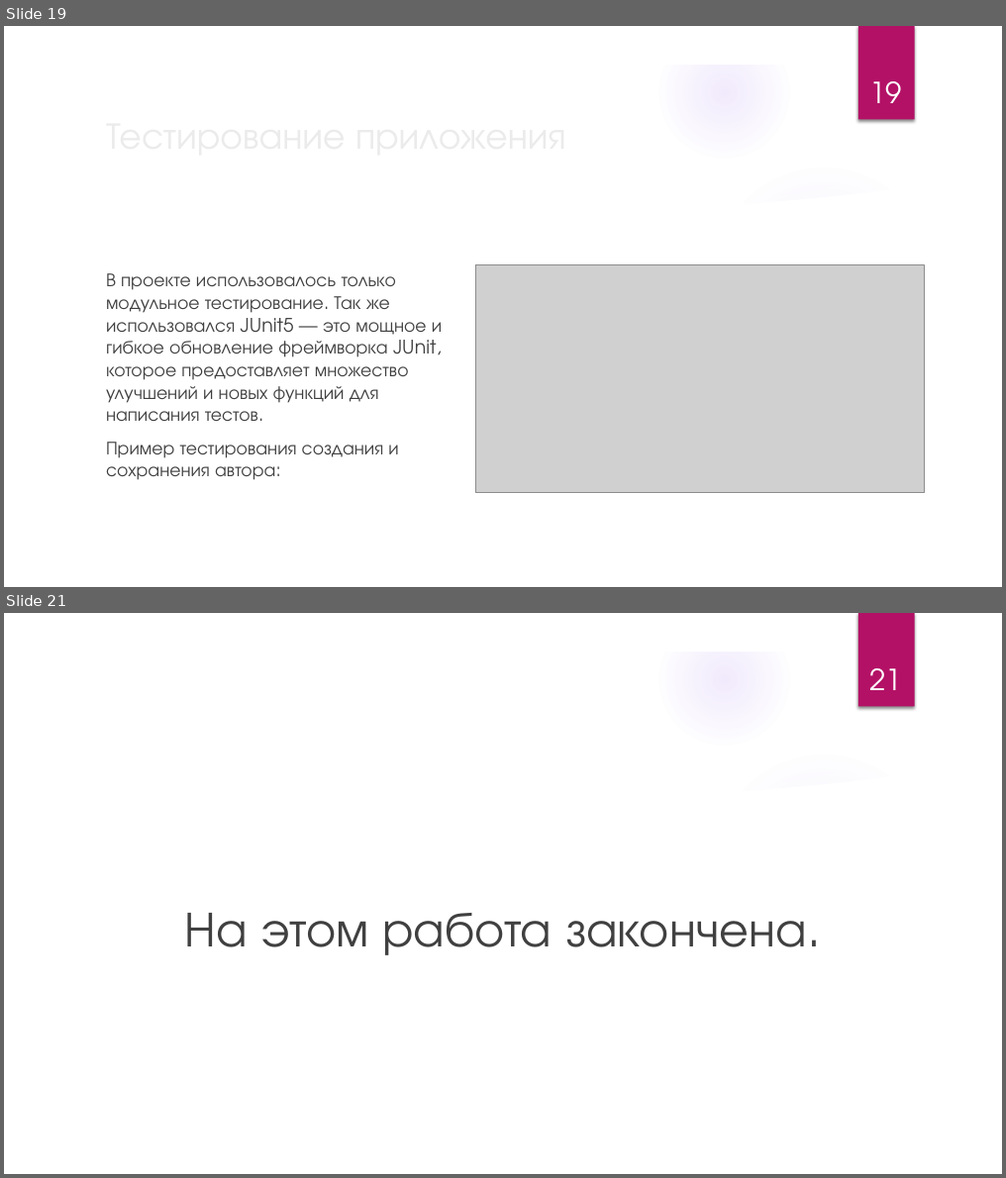
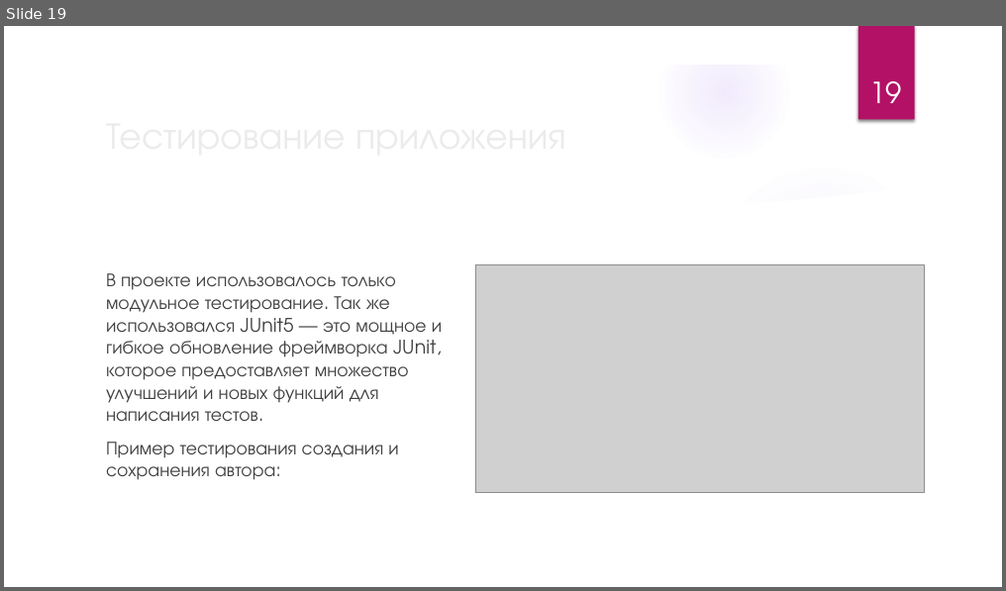
Before and after one commit to saf-kyoma/Katalog_knig, a slide deck: Разработка_Веб_Приложения_каталога_книг_на_Java_с_базой.pptx. Shown one above the other, each under a label of ours: slides 19 and 21 before the commit, slide 19 after it; the slides between them are not shown. The pictures are 1006x1178 and 1006x591 pixels, drawn with LibreOffice and Linux fonts; fonts in the diff are those of the drawing; grey boxes stand for pictures; background and template pictures are left out. Boxes give left, top, right and bottom in pixels: in the first picture for what was removed or moved away, otherwise in the second. Text is boxed around its words. In the diff, an @@ line names an element or a change of style, - is before the commit and + after.

```diff
--- a/Разработка_Веб_Приложения_каталога_книг_на_Java_с_базой.pptx
+++ b/Разработка_Веб_Приложения_каталога_книг_на_Java_с_базой.pptx
@@ slide 21 removed at (4,613,1002,1174), background picture (left out); not listed: 9 template elements that a slide beside it also shows @@
@@ page number removed at (869,668,902,690) @@
-21
@@ text removed at (185,913,807,956) @@
-На этом работа закончена.
```
Also in this commit, not shown: 1 slide changed, 1 slide added, 1 other slide removed, 1 other file.
